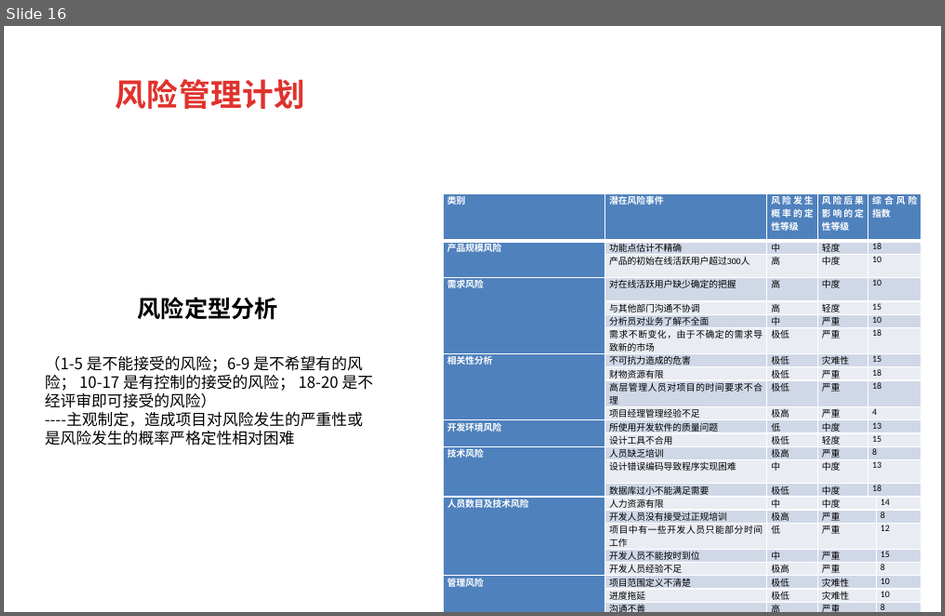
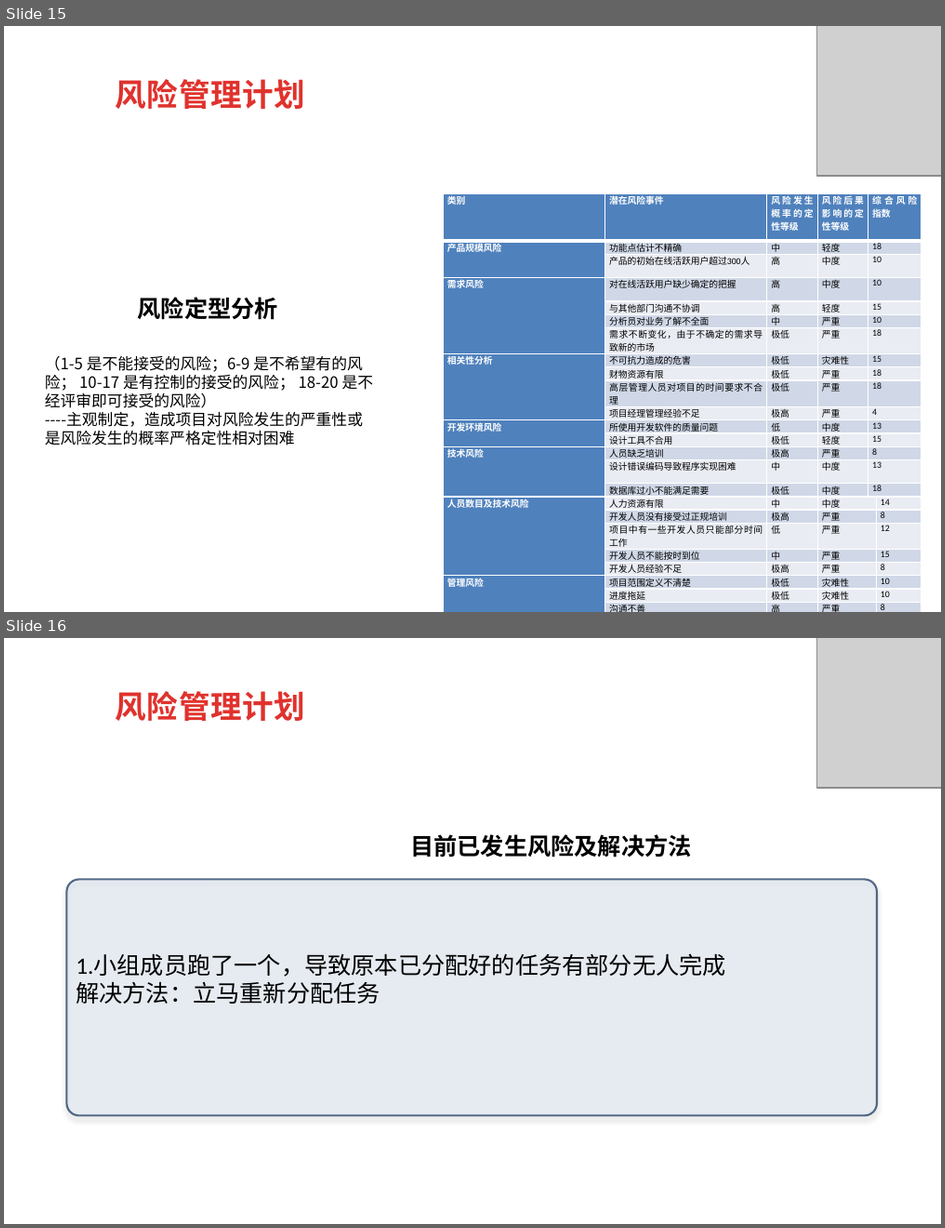
Before and after one commit to rjgcG7/SRS, a slide deck: 需求工程项目计划.pptx. Shown one above the other, each under a label of ours: slide 16 before the commit, slides 15 and 16 after it. The pictures are 945x616 and 945x1228 pixels, drawn with LibreOffice and Linux fonts; fonts in the diff are those of the drawing; grey boxes stand for pictures; background and template pictures are left out. Boxes give left, top, right and bottom in pixels: in the first picture for what was removed or moved away, otherwise in the second. Text is boxed around its words. In the diff, an @@ line names an element or a change of style, - is before the commit and + after.

Commit message:
需求工程项目计划文档及ppt修改

```diff
--- a/需求工程项目计划.pptx
+++ b/需求工程项目计划.pptx
@@ slide 16 added at [4, 638, 941, 1224], background picture (left out) @@
@@ picture added at [818, 638, 941, 788] @@
@@ text added at [116, 691, 306, 721], 24 pt, text gradient #E0322D to #A2201C, bold @@
+风险管理计划
@@ text added at [410, 834, 691, 857], 18 pt, text #000000, bold @@
+  目前已发生风险及解决方法
@@ rounded rectangle added at [67, 879, 877, 1115], fill #C6D9F1 at 25% opacity, outline #17375E 1.5 pt @@
@@ text added at [76, 954, 727, 1003], 18 pt, text #000000 @@
+1.小组成员跑了一个，导致原本已分配好的任务有部分无人完成
+解决方法：立马重新分配任务
@@ what was slide 16 is now slide 15 @@
@@ slide 15 changed as well @@
@@ picture added at [818, 26, 941, 176] @@
```
Also in this commit, not shown: 23 other slides changed, 1 other slide added, 1 slide removed, 1 other file.
